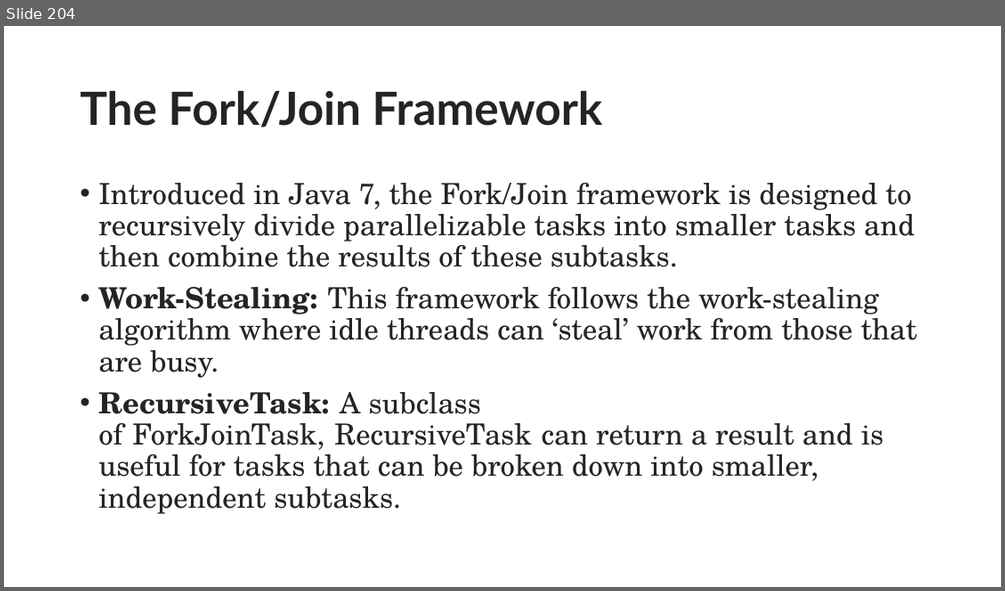
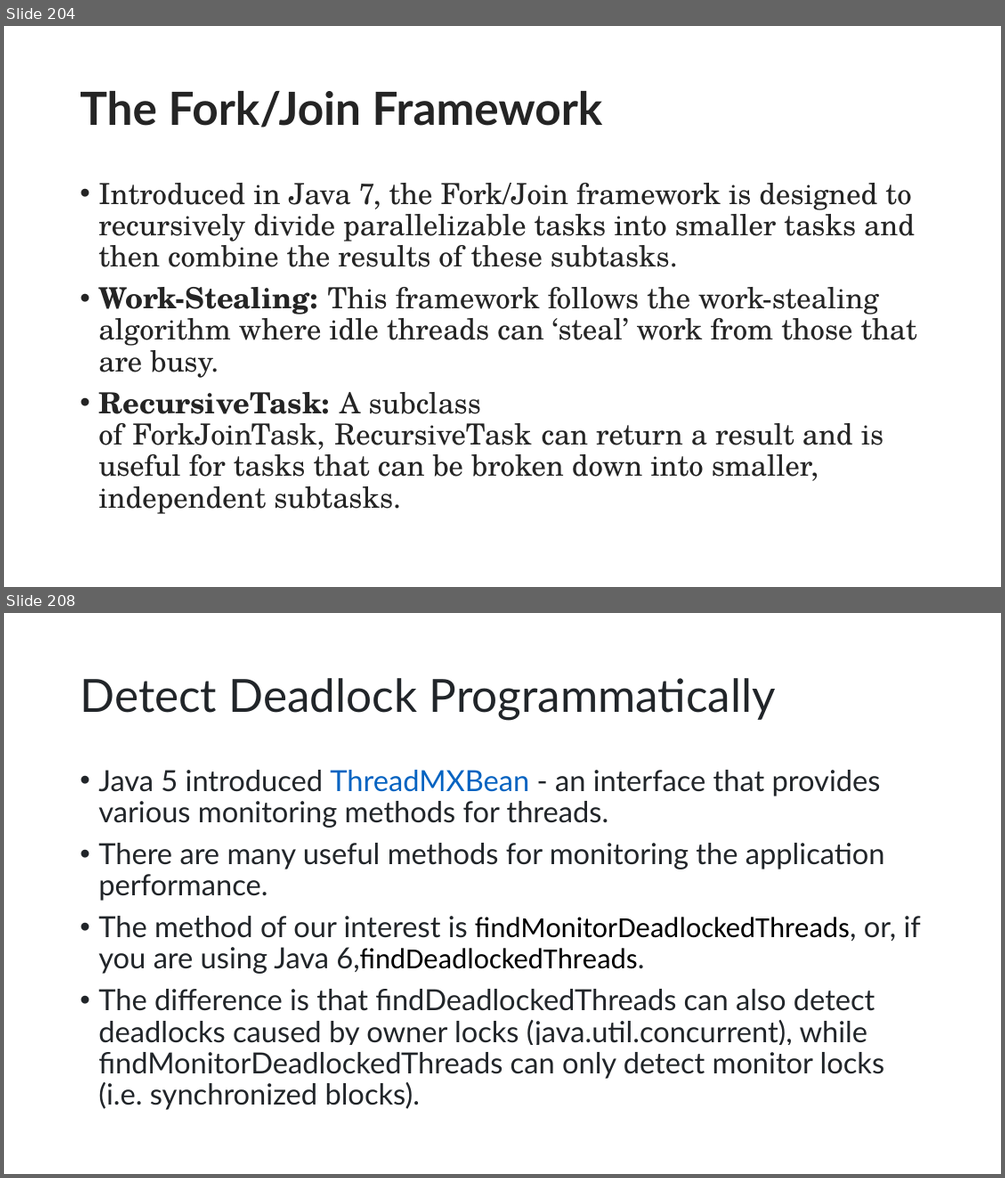
Before and after one commit to maddireddy/Core-Java, a slide deck: Notes/Core_Java.pptx. Shown one above the other, each under a label of ours: slide 204 before the commit, slides 204 and 208 after it; the slides between them are not shown. The pictures are 1005x591 and 1005x1178 pixels, drawn with LibreOffice and Linux fonts; fonts in the diff are those of the drawing. Boxes give left, top, right and bottom in pixels: in the first picture for what was removed or moved away, otherwise in the second. Text is boxed around its words. In the diff, an @@ line names an element or a change of style, - is before the commit and + after.

Commit message:
Updated Thread Java Classes

```diff
--- a/Notes/Core_Java.pptx
+++ b/Notes/Core_Java.pptx
@@ slide 208 added at (4, 613, 1001, 1174), background #FFFFFF @@
@@ title added at (80, 678, 776, 720), 44 pt, text #212529 @@
+Detect Deadlock Programmatically
@@ text added at (98, 770, 921, 1110), 28 pt, text #212529 @@
+• Java 5 introduced ThreadMXBean - an interface that provides various monitoring methods for threads.
+• There are many useful methods for monitoring the application performance.
+• The method of our interest is findMonitorDeadlockedThreads, or, if you are using Java 6,findDeadlockedThreads.
+• The difference is that findDeadlockedThreads can also detect deadlocks caused by owner locks (java.util.concurrent), while findMonitorDeadlockedThreads can only detect monitor locks (i.e. synchronized blocks).
```
Also in this commit, not shown: 4 other slides added, 5 other files.
